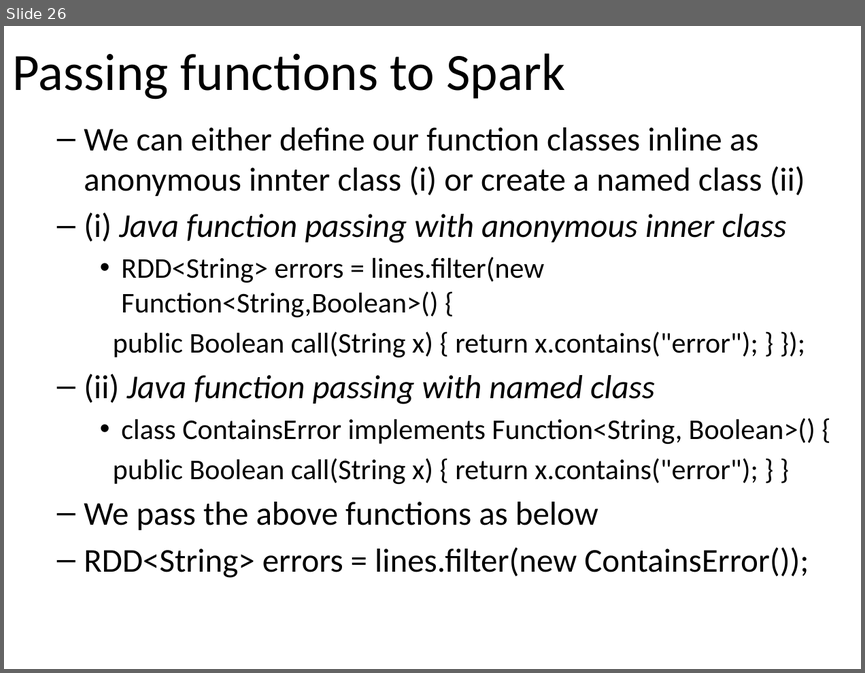
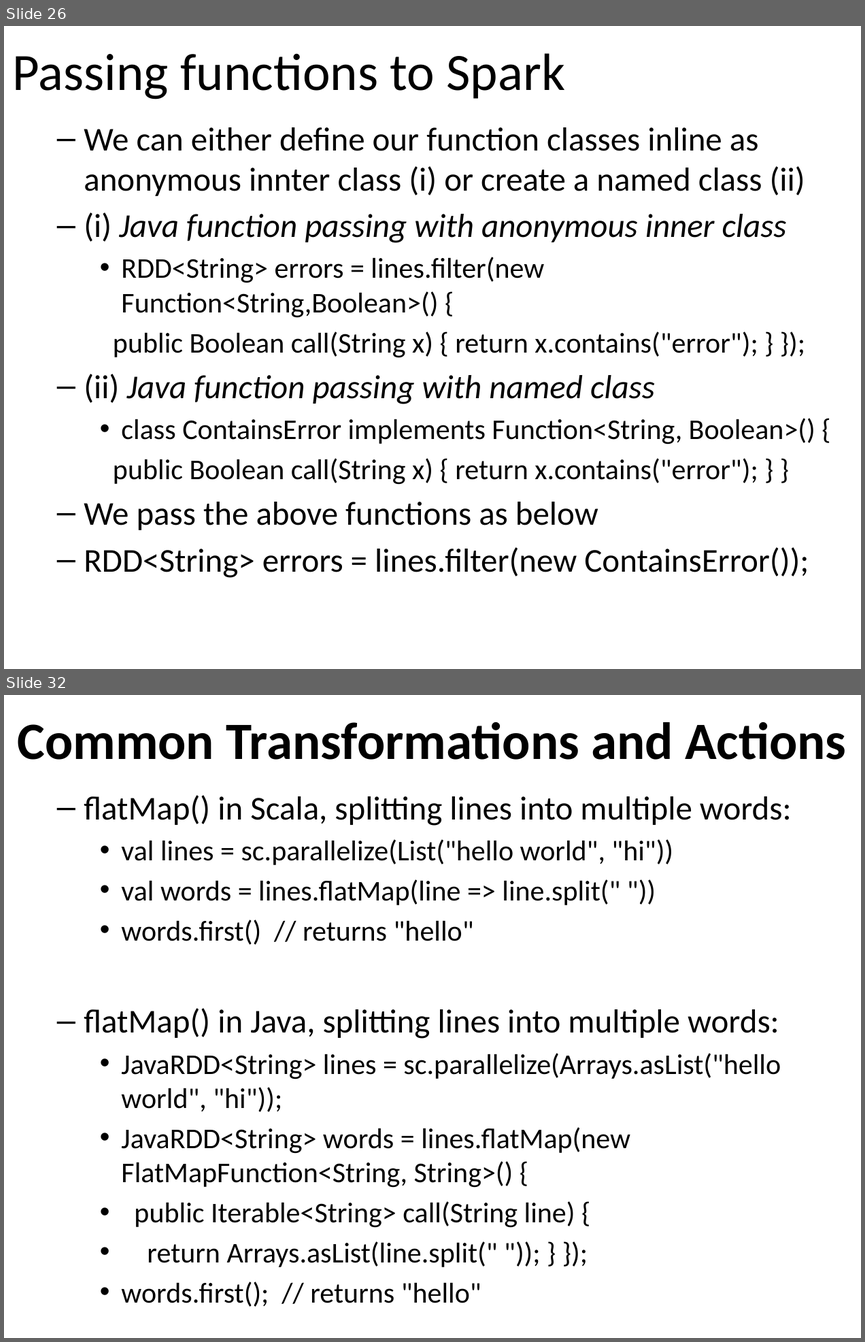
Before and after one commit to email2dorababu/SCALA_Reading, a slide deck: Spark_PPT/Spark_Learning_Spark_part2.pptx. Shown one above the other, each under a label of ours: slide 26 before the commit, slides 26 and 32 after it; the slides between them are not shown. The pictures are 865x673 and 865x1342 pixels, drawn with LibreOffice and Linux fonts; fonts in the diff are those of the drawing. Boxes give left, top, right and bottom in pixels: in the first picture for what was removed or moved away, otherwise in the second. Text is boxed around its words. In the diff, an @@ line names an element or a change of style, - is before the commit and + after.

```diff
--- a/Spark_PPT/Spark_Learning_Spark_part2.pptx
+++ b/Spark_PPT/Spark_Learning_Spark_part2.pptx
@@ slide 32 added at [4, 695, 861, 1338], background #FFFFFF @@
@@ title added at [17, 722, 846, 760], 44 pt, text #000000, bold @@
+Common Transformations and Actions
@@ text added at [84, 795, 791, 1306], 24 pt, text #000000 @@
+  – flatMap() in Scala, splitting lines into multiple words:
+    • val lines = sc.parallelize(List("hello world", "hi"))
+    • val words = lines.flatMap(line => line.split(" "))
+    • words.first() // returns "hello"
+  – flatMap() in Java, splitting lines into multiple words:
+    • JavaRDD<String> lines = sc.parallelize(Arrays.asList("hello world", "hi"));
+    • JavaRDD<String> words = lines.flatMap(new FlatMapFunction<String, String>() {
+    • public Iterable<String> call(String line) {
+    • return Arrays.asList(line.split(" ")); } });
+    • words.first(); // returns "hello"
```
Also in this commit, not shown: 16 other slides added.
